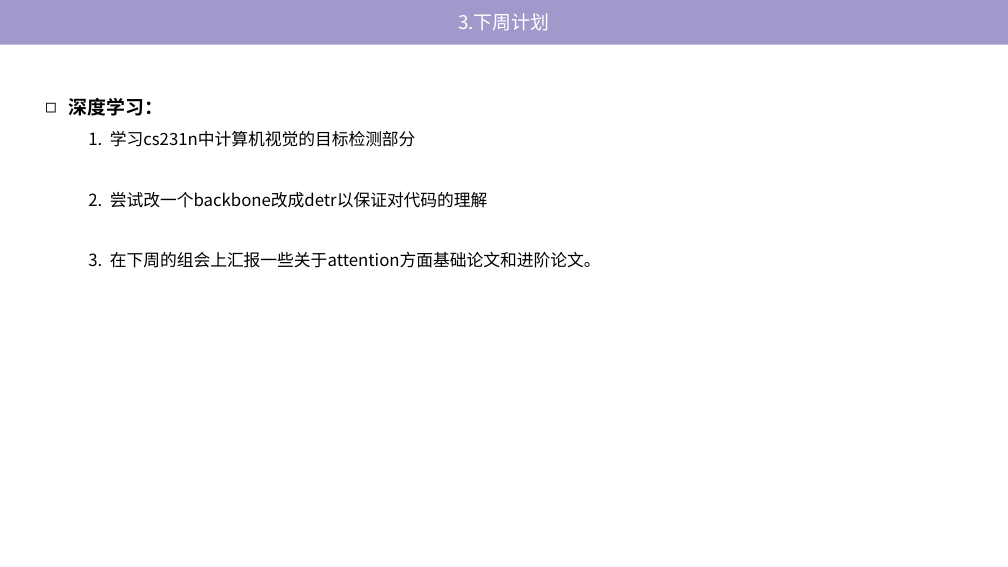
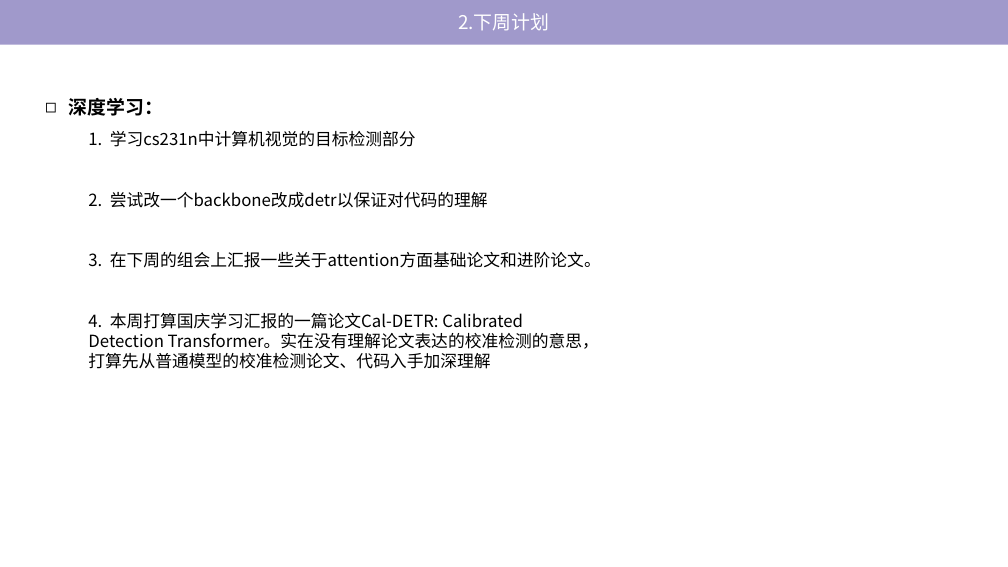
Before and after one commit to tj-messi/cv-computer-visual-tj, a slide deck: slide 9 of 0.组会记录/2024-10-9/report-2024-10-10.pptx. Drawn at 1008x567 pixels with LibreOffice and Linux fonts; fonts in the diff are those of the drawing. Boxes give left, top, right and bottom in pixels: in the first picture for what was removed or moved away, otherwise in the second. Text is boxed around its words. In the diff, an @@ line names an element or a change of style, - is before the commit and + after.

```diff
--- a/0.组会记录/2024-10-9/report-2024-10-10.pptx
+++ b/0.组会记录/2024-10-9/report-2024-10-10.pptx
@@ text in rectangle at [458,13,549,31]: text changed @@
-3.下周计划
+2.下周计划
@@ text at [88,313,599,369]: paragraph added @@
+4. 本周打算国庆学习汇报的一篇论文Cal-DETR: Calibrated Detection Transformer。实在没有理解论文表达的校准检测的意思，打算先从普通模型的校准检测论文、代码入手加深理解
```
Also in this commit, not shown: 4 other slides changed, 2 slides added, 2 slides removed.
